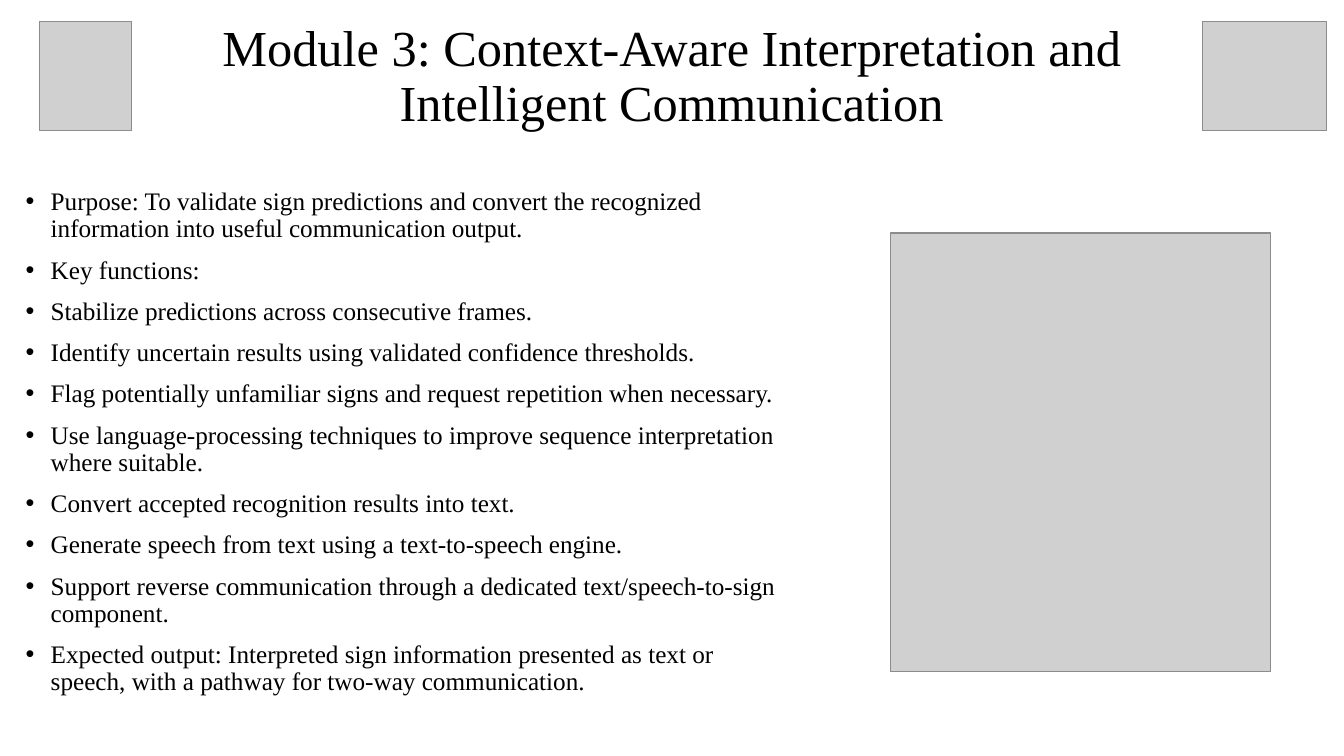
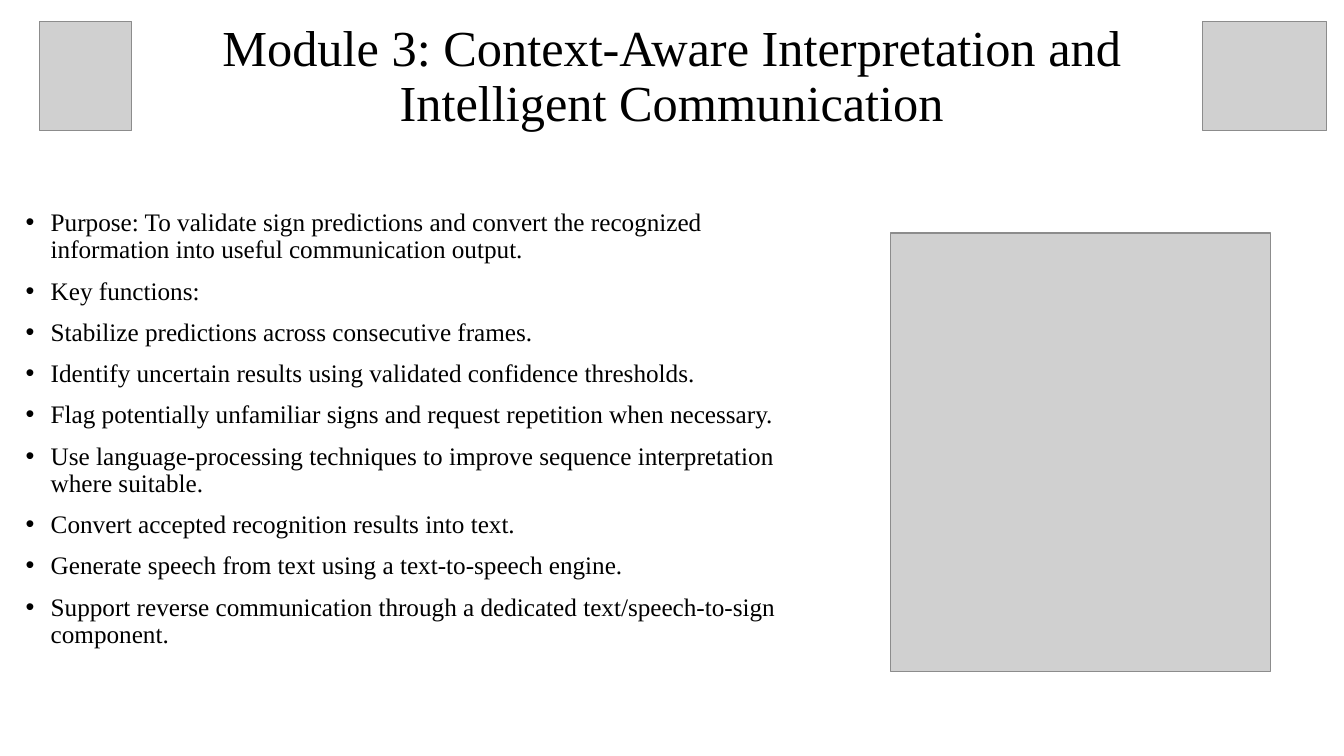
Before and after one commit to bolapradeepkumar25-ops/CAS1707-Al, a slide deck: slide 12 of Capstone/GestureTalk AI.pptx (slide 10 before the commit). Drawn at 1344x756 pixels with LibreOffice and Linux fonts; fonts in the diff are those of the drawing; grey boxes stand for pictures. Boxes give left, top, right and bottom in pixels: in the first picture for what was removed or moved away, otherwise in the second. Text is boxed around its words. In the diff, an @@ line names an element or a change of style, - is before the commit and + after.

```diff
--- a/Capstone/GestureTalk AI.pptx
+++ b/Capstone/GestureTalk AI.pptx
@@ text "Purpose: To validate sign predictions ...": place and size @@
-text "Purpose: To validate sign predictions ..." at [51, 192, 775, 696]
+text "Purpose: To validate sign predictions ..." at [51, 213, 775, 649]
@@ text at [51, 645, 713, 696]: paragraph removed @@
-• Expected output: Interpreted sign information presented as text or speech, with a pathway for two-way communication.
```
Also in this commit, not shown: 6 other slides changed, 4 slides added.
